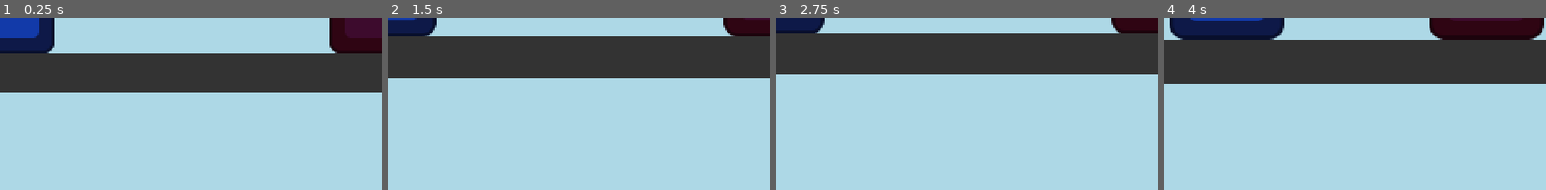
Above: before the commit, frames 1-4 (left to right).
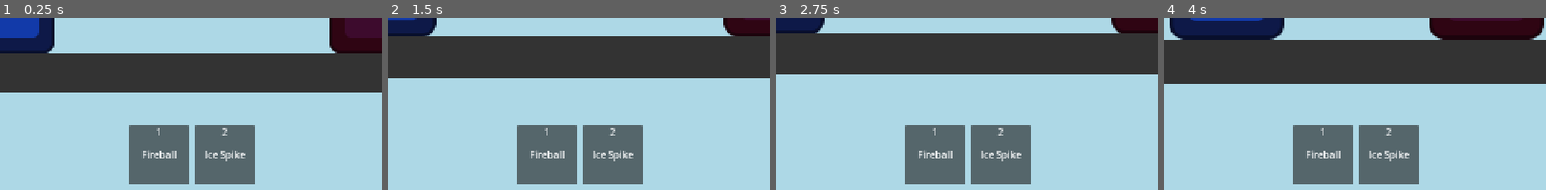
Above: after the commit, the same moments.

Repository: DevKlim/bookranker
Game: Godot game, scene res://Main.tscn
The game is run twice, just before and just after one commit, with the same random seed, the same clock (stepped at 60 frames per second) and the same inputs. The engine's default icon, where the game draws it, is replaced by a stand-in: a white triangle on a blue panel in a dark square.
Inputs (mouse positions are % of the whole screen's width and height, from its top left):
- Up to frame 1 (0.25 s): no input
- Up to frame 2 (1.5 s): tap Enter at 0.5 s; move the mouse to (72, 33) at 0.52 s; click (72, 33) at 0.67 s; move the mouse to (30, 46) at 1.27 s; click (30, 46) at 1.42 s
- Up to frame 3 (2.75 s): move the mouse to (60, 12) at 2.02 s; click (60, 12) at 2.17 s
- Up to frame 4 (4 s): tap Space at 2.75 s; move the mouse to (45, 65) at 2.77 s; click (45, 65) at 2.92 s; move the mouse to (80, 58) at 3.52 s; click (80, 58) at 3.67 s
The pictures show only the part of the screen within x 25-75%, y 50-100%; the shares and areas given below are measured in that part.

The runs differ from the first frame. In frame 1, 11% of the frame differs, in the area x 33-67%, y 62-97%; in frame 2, 11%; in frame 3, 11%; in frame 4, 11%.

Commit message:
fixed keybind display

Diff:
--- a/Main.tscn
+++ b/Main.tscn
@@ -1,8 +1,10 @@
-[gd_scene load_steps=4 format=3 uid="uid://dx3sxiv5a1apv"]
+[gd_scene load_steps=6 format=3 uid="uid://dx3sxiv5a1apv"]
 
 [ext_resource type="Script" uid="uid://ds0u5is7adgf7" path="res://Main.gd" id="1_2n7h5"]
-[ext_resource type="PackedScene" path="res://Level.tscn" id="2_2o4n6"]
-[ext_resource type="PackedScene" path="res://Player.tscn" id="3_6d7t0"]
+[ext_resource type="PackedScene" uid="uid://ck6c55r53o22t" path="res://Level.tscn" id="2_2o4n6"]
+[ext_resource type="PackedScene" uid="uid://ddt0l01c1q28p" path="res://Player.tscn" id="3_6d7t0"]
+[ext_resource type="Script" uid="uid://hqj6wruhs3yh" path="res://skill-system/PlayerSkillHandler.gd" id="4_cm0pq"]
+[ext_resource type="PackedScene" uid="uid://cpk7vy4faftvg" path="res://skill-system/ui/SkillBar.tscn" id="5_fos0i"]
 
 [node name="Main" type="Node2D"]
 script = ExtResource("1_2n7h5")
@@ -20,6 +22,10 @@
 [node name="Player1" parent="." instance=ExtResource("3_6d7t0")]
 position = Vector2(400, 350)
 
+[node name="Node" type="Node" parent="Player1"]
+script = ExtResource("4_cm0pq")
+skill_bar_scene = ExtResource("5_fos0i")
+
 [node name="Player2" parent="." instance=ExtResource("3_6d7t0")]
 position = Vector2(880, 350)
 player_id = 2
--- a/skill-system/ui/SkillIcon.gd
+++ b/skill-system/ui/SkillIcon.gd
@@ -35,9 +35,9 @@
 func set_skill(skill_node, action_name):
 	self.skill = skill_node
 	skill_name_label.text = skill.skill_name
-
 	# Find the physical key bound to the action for display
 	for event in InputMap.action_get_events(action_name):
 		if event is InputEventKey:
-			keybind_label.text = OS.get_keycode_string(event.keycode)
+			keybind_label.text = OS.get_keycode_string(event.physical_keycode)
+			print(OS.get_keycode_string(event.keycode))
 			break # Stop after finding the first key
